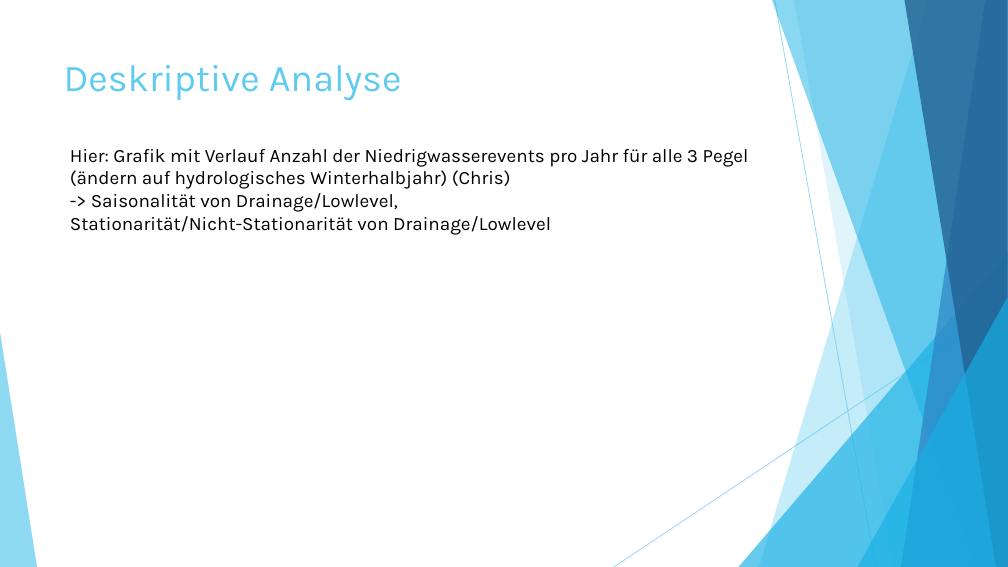
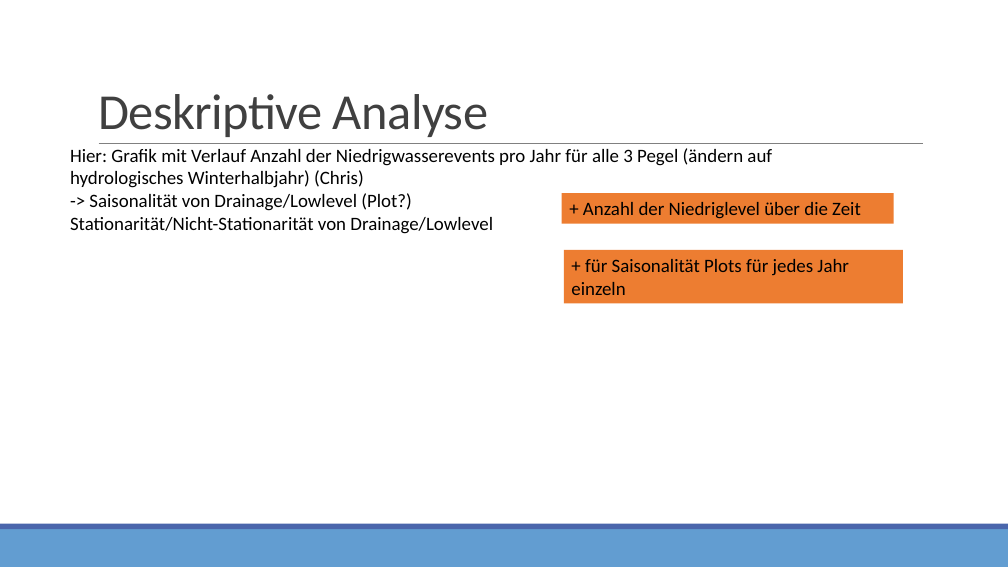
Before and after one commit to StatPrak-Droughts/Drought-Project, a slide deck: slide 13 of Zwischenpräsentation.pptx (slide 8 before the commit). Drawn at 1008x567 pixels with LibreOffice and Linux fonts; fonts in the diff are those of the drawing. Boxes give left, top, right and bottom in pixels: in the first picture for what was removed or moved away, otherwise in the second. Text is boxed around its words. In the diff, an @@ line names an element or a change of style, - is before the commit and + after.

```diff
--- a/Zwischenpräsentation.pptx
+++ b/Zwischenpräsentation.pptx
@@ title "Deskriptive Analyse": place and size @@
-title "Deskriptive Analyse" at [64, 65, 402, 101]
+title "Deskriptive Analyse" at [98, 94, 488, 137]
@@ title "Deskriptive Analyse" at [98, 94, 488, 137]: size 36 to 48 pt, font Karla to Calibri, text colour #5FCBEF to #404040, letter spacing 0 to -0.5 pt; line spacing 1 to 0.85; vertical alignment top to bottom @@
@@ text at [70, 148, 772, 234]: font Karla to Calibri in "Hier: Grafik mit Verlauf Anzahl der Niedrigwasserevents ...", "Stationarität/Nicht-Stationarität von Drainage/Lowlevel" @@
@@ line added from (99, 144) to (923, 144), #808080 0.5 pt @@
@@ text at [89, 193, 412, 211]: text changed; font Karla to Calibri @@
--> Saisonalität von Drainage/Lowlevel,
+-> Saisonalität von Drainage/Lowlevel (Plot?)
@@ rectangle added at [562, 194, 894, 224], fill #ED7D31, 18 pt, text #000000 @@
++ Anzahl der Niedriglevel über die Zeit
@@ rectangle added at [564, 250, 904, 304], fill #ED7D31, 18 pt, text #000000 @@
++ für Saisonalität Plots für jedes Jahr einzeln
@@ group removed at [0, 0, 1008, 567]: 5 freeform shapes, 3 triangles, 2 lines @@
@@ rectangle added at [0, 529, 1008, 567], fill #629DD1 @@
@@ rectangle added at [0, 524, 1008, 529], fill #4A66AC @@
```
Also in this commit, not shown: 11 other slides changed, 13 slides added, 7 slides removed.
